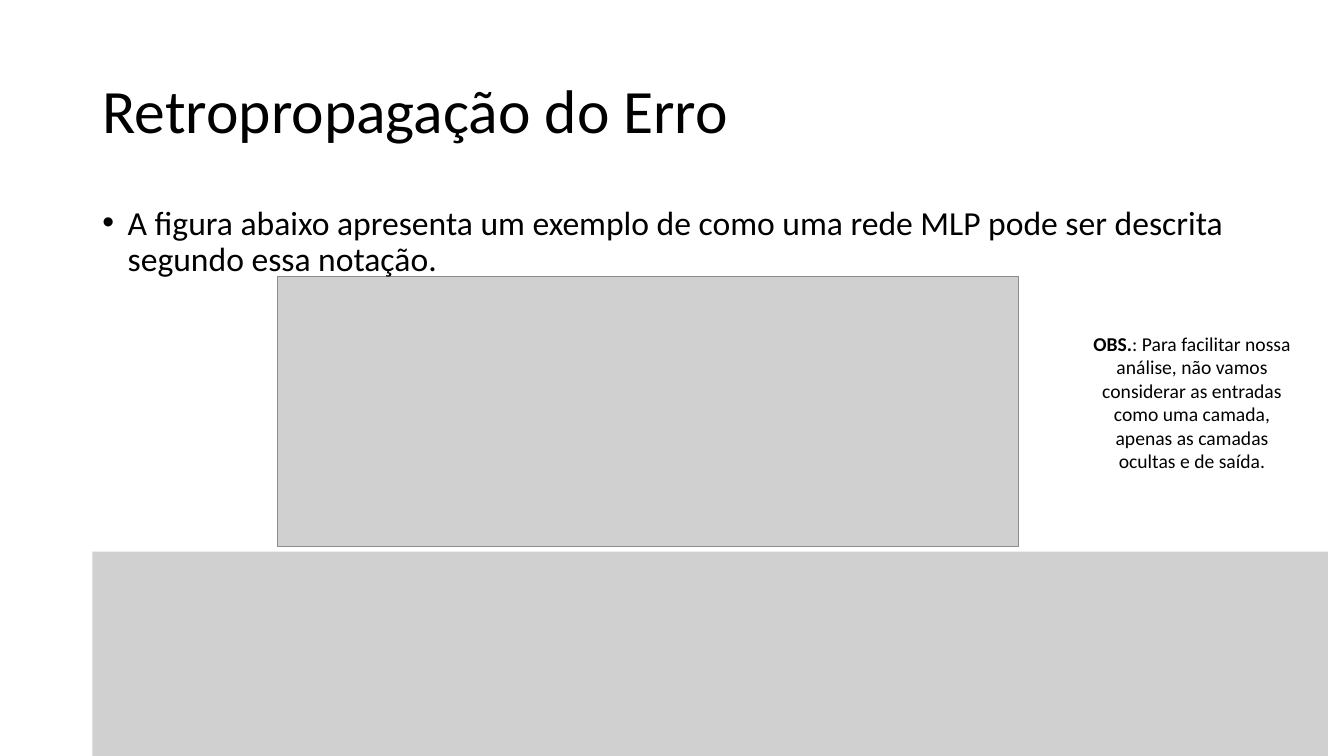
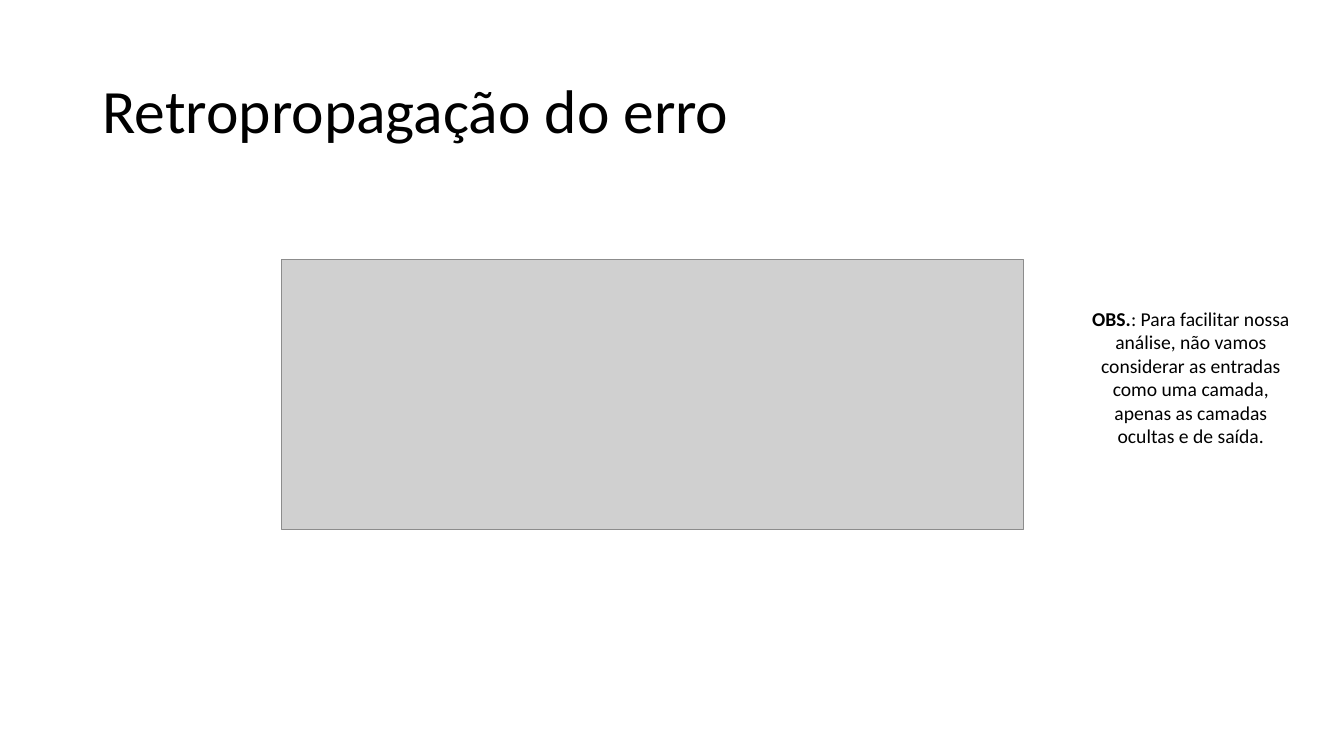
Before and after one commit to zz4fap/t320_aprendizado_de_maquina, a slide deck: slide 16 of slides/T320_Redes_Neurais_Artificiais (Parte III).pptx (slide 19 before the commit). Drawn at 1344x756 pixels with LibreOffice and Linux fonts; fonts in the diff are those of the drawing; grey boxes stand for pictures. Boxes give left, top, right and bottom in pixels: in the first picture for what was removed or moved away, otherwise in the second. Text is boxed around its words. In the diff, an @@ line names an element or a change of style, - is before the commit and + after.

Commit message:
update of slides

```diff
--- a/slides/T320_Redes_Neurais_Artificiais (Parte III).pptx
+++ b/slides/T320_Redes_Neurais_Artificiais (Parte III).pptx
@@ title at <box>102,90,728,144</box>: text changed @@
-Retropropagação do Erro
+Retropropagação do erro
@@ text removed at <box>128,211,1223,280</box> @@
-• A figura abaixo apresenta um exemplo de como uma rede MLP pode ser descrita segundo essa notação.
@@ picture: place and size @@
-picture at <box>277,276,1019,546</box>
+picture at <box>282,260,1024,530</box>
@@ text "OBS.: Para facilitar nossa análise, ...": place and size @@
-text "OBS.: Para facilitar nossa análise, ..." at <box>1093,337,1290,468</box>
+text "OBS.: Para facilitar nossa análise, ..." at <box>1092,312,1289,443</box>
@@ picture removed at <box>93,552,1329,756</box> @@
```
Also in this commit, not shown: 6 other slides changed, 2 slides added, 3 slides removed, 1 other file.
